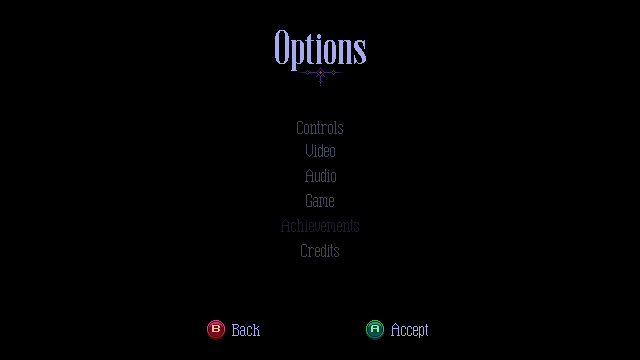
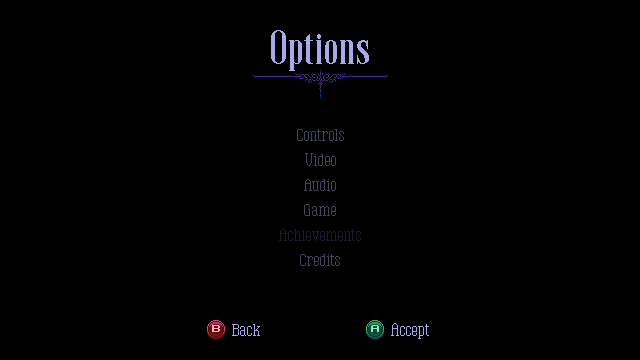
Layered file, before and after one edit (640 x 360). Changes by layer:
painted on "header" over (253, 30, 388, 99)
painted on "controls_0" over (297, 121, 344, 141)
painted on "video_0" over (305, 144, 336, 166)
painted on "audio_0" over (304, 169, 336, 191)
painted on "game_0" over (304, 194, 336, 216)
painted on "achievements_0" over (279, 219, 361, 241)
painted on "credits_0" over (300, 244, 340, 266)
painted on "back_xbox_0" over (237, 326, 260, 331)
painted on "accept_xbox_0" over (392, 323, 429, 339)
